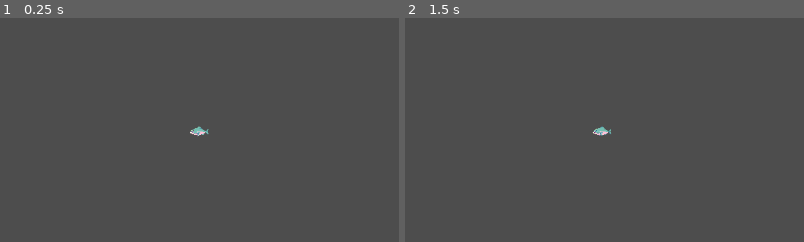
Above: before the commit, frames 1-2 (left to right).
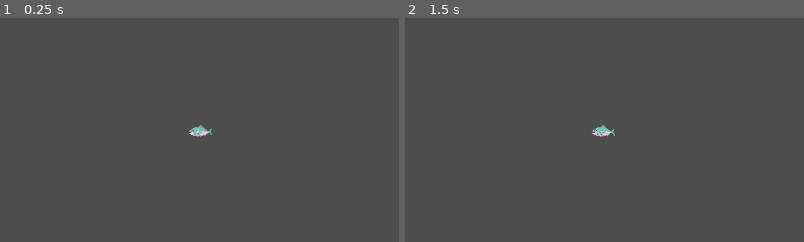
Above: after the commit, the same moments.

Repository: ocegnc/Bubullshit
Game: Godot game, scene res://Scenes/game.tscn
Same seed, same stepped clock (60 frames per second), same inputs: the game is played once before the commit and once after it.
Inputs:
- Up to frame 1 (0.25 s): no input
- Up to frame 2 (1.5 s): tap Enter at 0.5 s; hold Right (ui_right) from 0.53 s (still down); tap Space at 1.25 s
The pictures show only the part of the screen within x 18-68%, y 38-88%; the shares and areas given below are measured in that part.

The runs differ from the first frame. In frame 1, 0.1% of the frame differs, in the area x 47-54%, y 47-54%; in frame 2, 0.1%.

Commit message:
piranha size

Diff:
--- a/Scenes/piranha.tscn
+++ b/Scenes/piranha.tscn
@@ -26,8 +26,8 @@
 
 [node name="AnimatedSprite2D" type="AnimatedSprite2D" parent="."]
 texture_filter = 1
-position = Vector2(-1, 3)
-scale = Vector2(0.0442708, 0.0442708)
+position = Vector2(-9.53674e-07, 3)
+scale = Vector2(0.0559896, 0.0559896)
 sprite_frames = SubResource("SpriteFrames_i2awx")
 frame_progress = 0.57375
 
